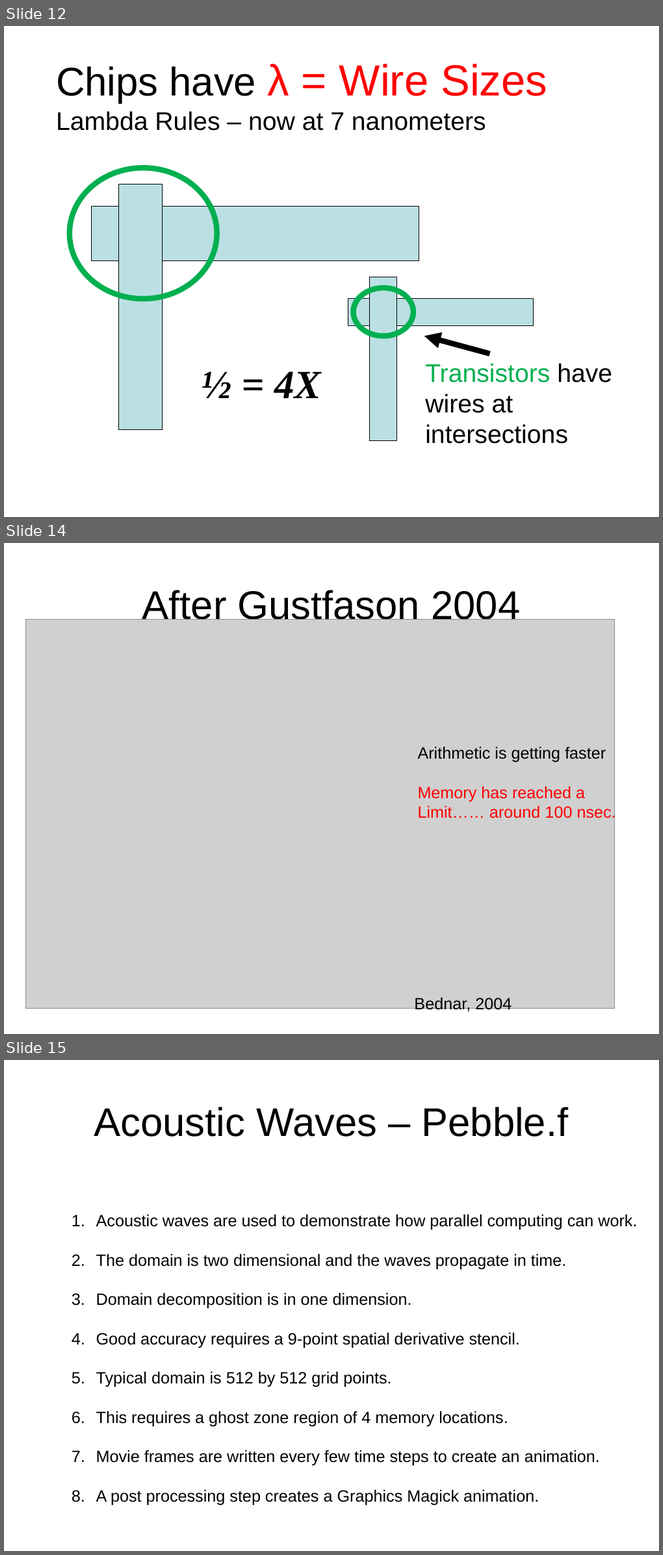
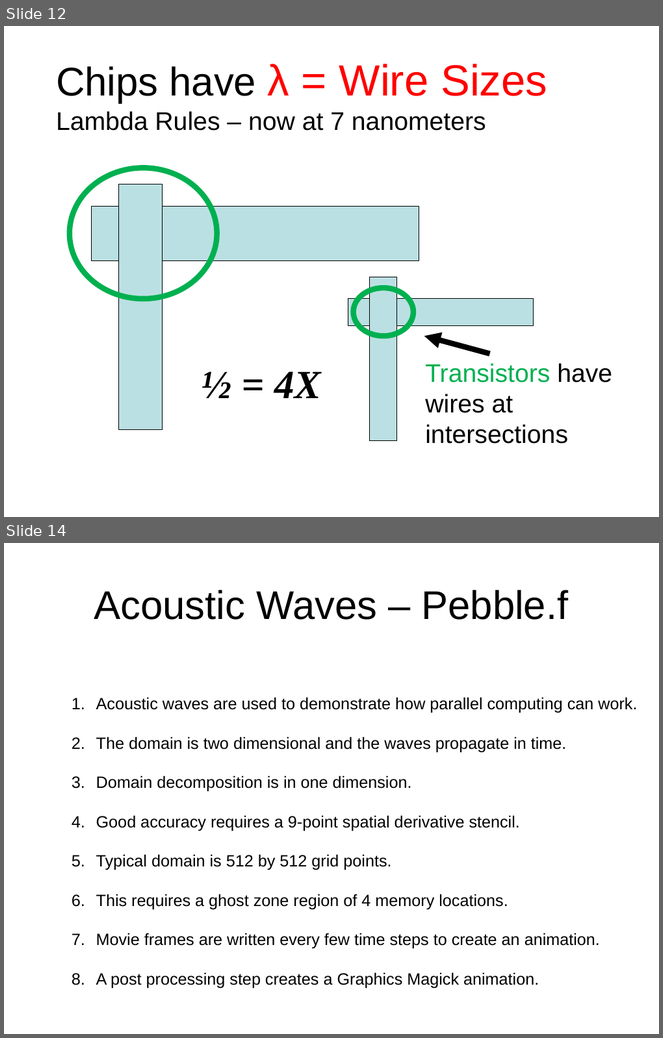
Before and after one commit to shodor-education/petascale-semester-curriculum, a slide deck: units/10/lessons/3/resources/petascale-lesson-10.3-slides.pptx. Shown one above the other, each under a label of ours: slides 12, 14 and 15 before the commit, slides 12 and 14 after it; the slides between them are not shown. The pictures are 663x1555 and 663x1038 pixels, drawn with LibreOffice and Linux fonts; fonts in the diff are those of the drawing; grey boxes stand for pictures. Boxes give left, top, right and bottom in pixels: in the first picture for what was removed or moved away, otherwise in the second. Text is boxed around its words. In the diff, an @@ line names an element or a change of style, - is before the commit and + after.

```diff
--- a/units/10/lessons/3/resources/petascale-lesson-10.3-slides.pptx
+++ b/units/10/lessons/3/resources/petascale-lesson-10.3-slides.pptx
@@ slide 14 removed at [4, 543, 659, 1034], background #FFFFFF @@
@@ title removed at [142, 590, 520, 627] @@
-After Gustfason 2004
@@ picture removed at [25, 620, 614, 1009] @@
@@ text removed at [418, 746, 616, 821] @@
-Arithmetic is getting faster
-Memory has reached a
-Limit…… around 100 nsec.
@@ text removed at [414, 997, 512, 1014] @@
-Bednar, 2004
@@ what was slide 15 is now slide 14 @@
```
Also in this commit, not shown: 3 slides changed, 2 slides added, 4 other slides removed.
